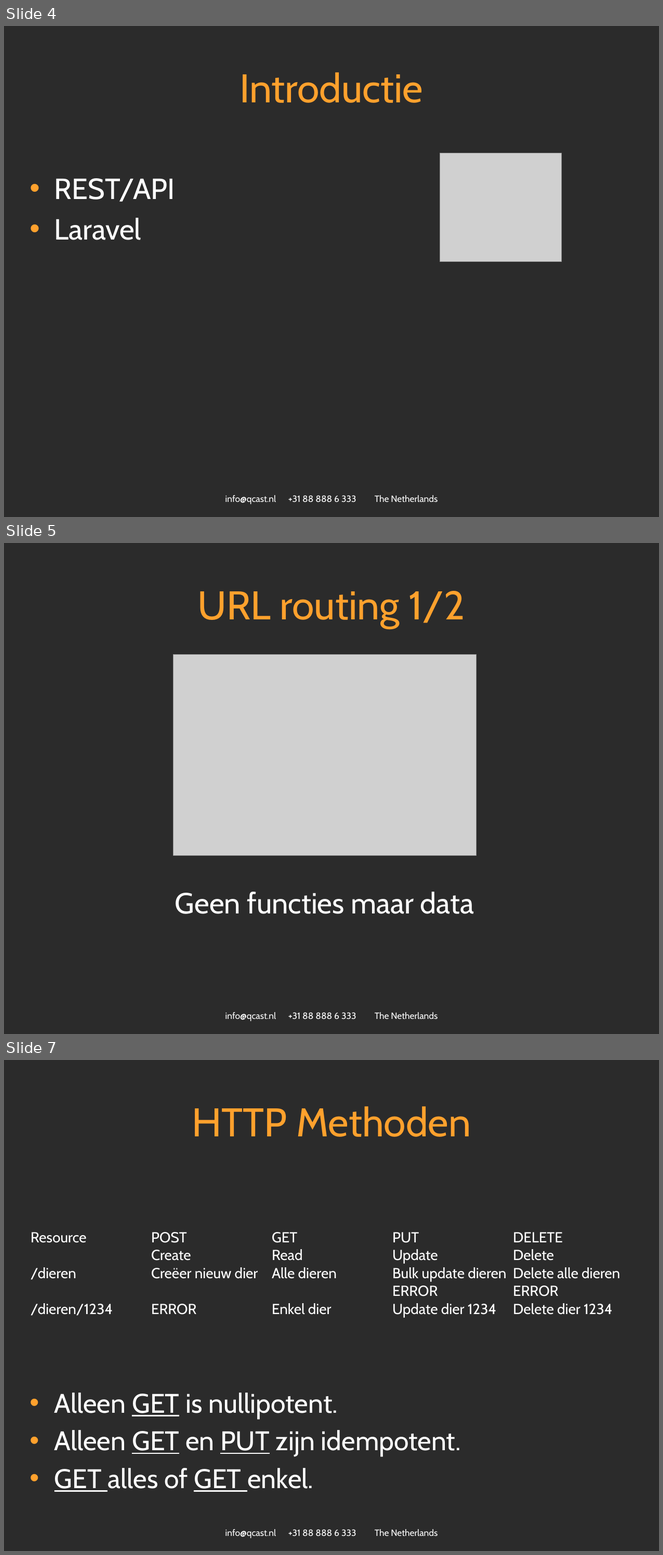
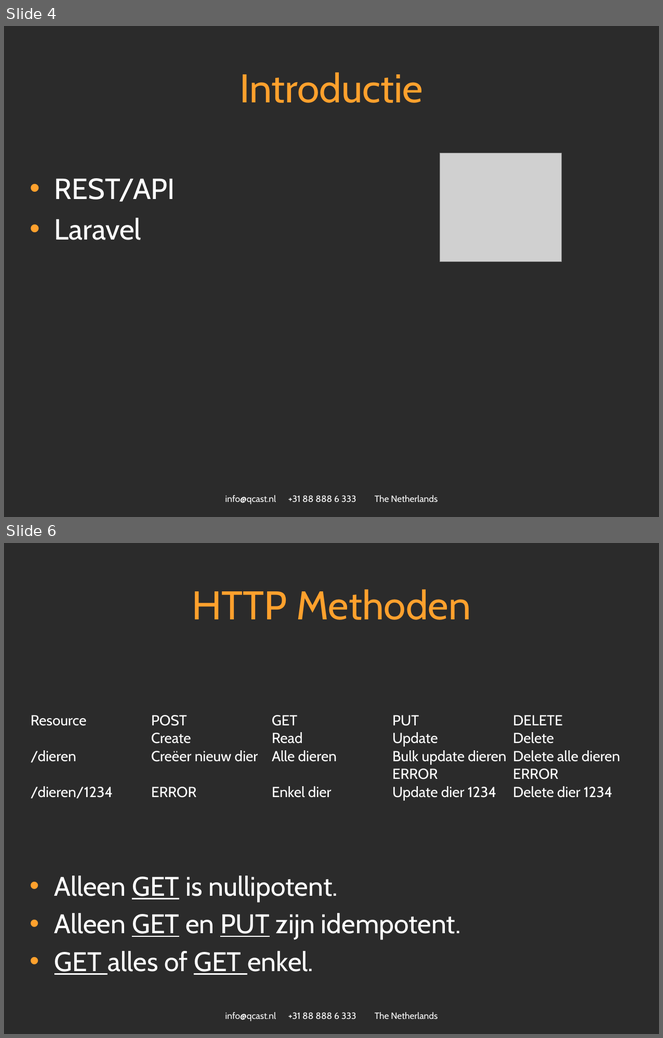
Before and after one commit to spijkerman/dierentuin, a slide deck: API workshop.pptx. Shown one above the other, each under a label of ours: slides 4, 5 and 7 before the commit, slides 4 and 6 after it; the slides between them are not shown. The pictures are 663x1555 and 663x1038 pixels, drawn with LibreOffice and Linux fonts; fonts in the diff are those of the drawing; grey boxes stand for pictures; background and template pictures are left out; a plain dark background stands for a picture behind light text. Boxes give left, top, right and bottom in pixels: in the first picture for what was removed or moved away, otherwise in the second. Text is boxed around its words. In the diff, an @@ line names an element or a change of style, - is before the commit and + after.

Commit message:
Changed URL Routing

```diff
--- a/API workshop.pptx
+++ b/API workshop.pptx
@@ slide 5 removed at [4,543,659,1034], background picture (left out); not listed: 1 template element that a slide beside it also shows @@
@@ title removed at [198,591,465,628] @@
-URL routing 1/2
@@ picture removed at [173,654,476,856] @@
@@ text removed at [175,892,474,914] @@
-Geen functies maar data
@@ what was slide 7 is now slide 6 @@
```
Also in this commit, not shown: 1 slide changed.
